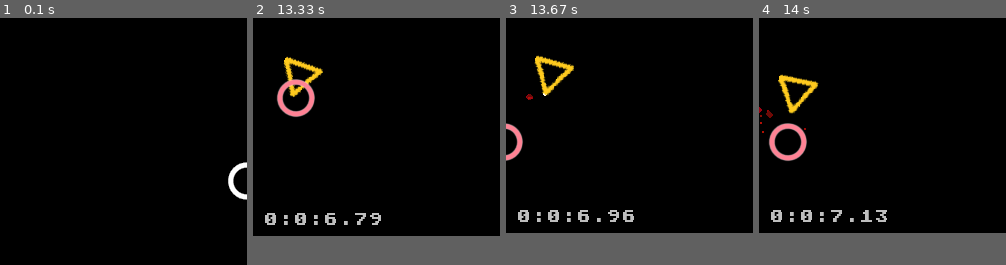
Above: before the commit, frames 1-4 (left to right).
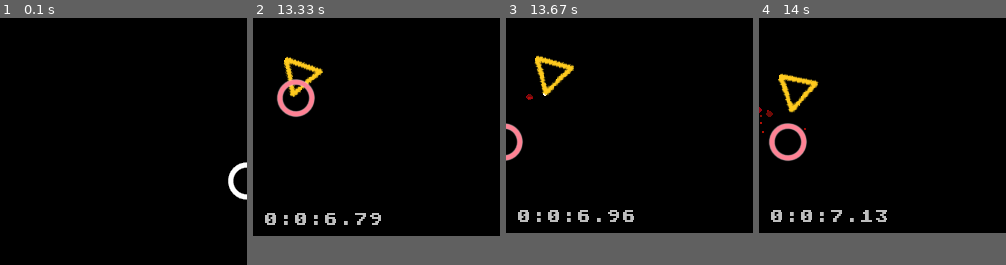
Above: after the commit, the same moments.

Repository: AndZas/PygameProject
Game: pygame game, started from cycle.py
Two runs of this game, one before a commit and one after it. Both use one fixed random seed, a clock stepped at 60 frames per second and the inputs below.
Inputs (mouse positions are % of the whole screen's width and height, from its top left):
- Up to frame 1 (0.1 s): no input
- Up to frame 2 (13.33 s): click (49, 49) at 0.38 s; hold A 0.67-1.2 s; move the mouse to (45, 59) at 0.7 s; hold A 5.3-5.83 s; hold S 5.87-6.17 s; hold D 7.03-7.67 s; hold S 7.7-8.07 s; hold A 8.1-8.57 s; hold D 8.6-9.07 s; hold W 9.1-9.4 s; hold D 9.43-9.9 s; hold A 9.93-10.47 s; hold S 10.5-10.8 s; click (40, 52) at 10.88 s; hold W 11.6-11.97 s; hold D 12-12.63 s; hold S 12.67-13.03 s; hold A from 13.07 s (still down)
- Up to frame 3 (13.67 s): release A at 13.53 s; click (44, 30) at 13.62 s
- Up to frame 4 (14 s): hold D from 13.9 s (still down); move the mouse to (8, 45) at 13.93 s
The pictures show only the part of the screen within x 0-50%, y 17-67%; the shares and areas given below are measured in that part.

Frames 1-3 are identical in both runs. In frame 4, 0.7% of the frame differs, in the area x 4-25%, y 22-41%.

Commit message:
21.01.24:13.34-Particles Killed

Diff:
--- a/cycle.py
+++ b/cycle.py
@@ -3,6 +3,7 @@
 from screen import *
 from ui import StartWindow
 from read_files import read_settings
+
 
 
 class App:
@@ -43,6 +44,7 @@
             updateParticlesXP(self.screen.player)
             updateParticlesShoot()
             updateParticlesDamage()
+            updateParticlesKilled()
             self.screen.update()
 
     def clear(self):
--- a/enemys.py
+++ b/enemys.py
@@ -52,6 +52,7 @@
                                      random.randint(0, self.parent.monResolution[1]))
         self.rect = pygame.Rect(self.pos[0] - self.size // 2, self.pos[1] - self.size // 2, self.size, self.size)
         self.image = pygame.transform.scale(pygame.image.load('images/Textures/Circle.png'), (self.size, self.size))
+        self.color = pygame.Color('aqua')
 
     def update(self, player):
         vector = player.pos[0] - self.pos[0], player.pos[1] - self.pos[1]
@@ -83,6 +84,7 @@
         self.rect = pygame.Rect(self.pos[0] - self.size // 2, self.pos[1] - self.size // 2, self.size, self.size)
         self.angle = 0
         self.image = pygame.transform.scale(pygame.image.load('images/Textures/Triangle.png'), (self.size, self.size))
+        self.color = pygame.Color('yellow')
 
     def update(self, player):
         self.angle += 0.1
@@ -155,6 +157,7 @@
                 enemy.hp -= bullet.damage
                 if enemy.hp <= 0:
                     killedEnemys += 1
+                    createParticlesKilled(enemy.pos, screen, enemy.color, enemy.size)
                     createParticlesXP(enemy.rect, enemy.xp, enemy.parent)
                     enemys.remove(enemy)
                     koeff -= 1
--- a/particles.py
+++ b/particles.py
@@ -6,6 +6,7 @@
 particlesXP = []
 particlesShoot = []
 particlesDamage = []
+particlesKilled = []
 
 
 class ParticleXp:
@@ -185,8 +186,53 @@
         particle.update()
 
 
+class ParticleKilled:
+    def __init__(self, startPos, endPos, color, screen):
+        self.way = 0
+        self.screen = screen
+        self.startPos = startPos
+        self.endPos = endPos
+        self.pos = self.startPos
+        self.speed = random.uniform(0.5, 1)
+        self.size = random.randint(1, 3)
+        self.color = color
+
+        # Расчет вектора
+        vect = (endPos[0] - startPos[0], endPos[1] - startPos[1])
+        vectLen = math.sqrt(vect[0] ** 2 + vect[1] ** 2)
+        a = vectLen / self.speed
+        self.resVect = (round(vect[0] / a, 5), round(vect[1] / a, 5))
+
+    def draw(self, screen):
+        pygame.draw.circle(screen, self.color, (self.pos[0] - self.screen.x, self.pos[1] - self.screen.y), self.size)
+
+    def update(self):
+        self.way += 1
+        self.pos = (self.pos[0] + self.resVect[0], self.pos[1] + self.resVect[1])
+        if self.way >= 120:
+            particlesKilled.remove(self)
+
+
+def createParticlesKilled(startPos, ParentScreen, color, size):
+    for i in range(random.randint(3, 8)):
+        endPos = (random.randint(int(startPos[0]) - size // 2, int(startPos[0]) + size // 2),
+                  random.randint(int(startPos[1]) - size // 2, int(startPos[1]) + size // 2))
+        particlesKilled.append(ParticleKilled(startPos, (int(endPos[0]), int(endPos[1])), color, ParentScreen))
+
+
+def drawParticlesKilled(screen):
+    for particle in particlesKilled:
+        particle.draw(screen)
+
+
+def updateParticlesKilled():
+    for particle in particlesKilled:
+        particle.update()
+
+
 def clearParticles():
-    global particlesDamage, particlesShoot, particlesXP
+    global particlesDamage, particlesShoot, particlesXP, particlesKilled
     particlesShoot = []
     particlesDamage = []
     particlesXP = []
+    particlesKilled = []
--- a/screen.py
+++ b/screen.py
@@ -50,6 +50,7 @@
         drawParticlesXP(self.screen)
         drawParticlesShoot(self.screen)
         drawParticlesDamage(self.screen)
+        drawParticlesKilled(self.screen)
         drawEnemys(self.screen)
         self.player.draw()
         self.timer.draw(self)
@@ -79,8 +80,8 @@
             if self.status == 'none':
                 self.height -= 0.125
                 self.y += 0.0625
-        self.pos = self.x, self.y
-        self.size = self.width, self.height
+        self.pos = int(self.x), int(self.y)
+        self.size = int(self.width), int(self.height)
         self.window.size = self.size
         self.window.position = self.pos
         if self.status != 'none':
@@ -119,8 +120,8 @@
                 self.height += 30 * max((1 - ((self.y + self.size[1] + 50) - self.monResolution[1] + 150) / 150), 0)
             else:
                 self.height += 30
-        self.size = self.width, self.height
-        self.pos = self.x, self.y
+        self.size = int(self.width), int(self.height)
+        self.pos = int(self.x), int(self.y)
         self.window.size = self.size
         self.window.position = self.pos
 
Binary file added: Levels
Binary file added: images/Learning/Mouse_Button.png
Binary file added: images/Learning/WASD.png
